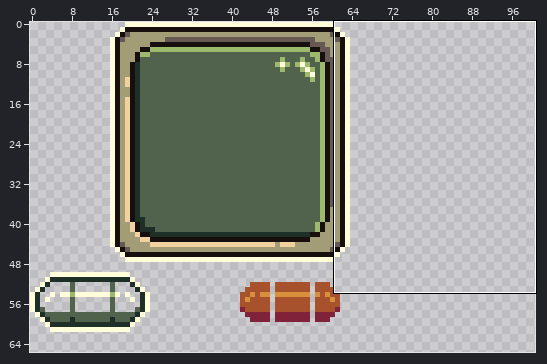
Pixel-art file: assets/textures/interface.aseprite. The first picture is a wide view before the edit; the outline marks the close-up.
Close-up. Before the commit:
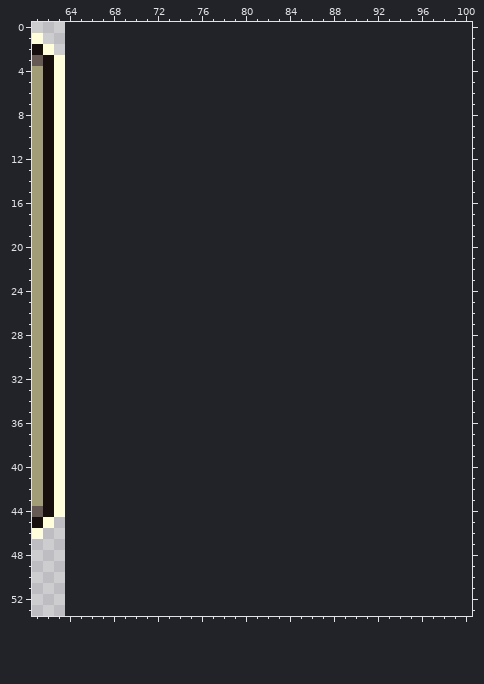
64x64 pixels, 1 frame. Shown: x 61..100, y 0..53. The old version is drawn lined up with the new one, on the new canvas. The wide view leaves out empty margins.
The same view after the edit:
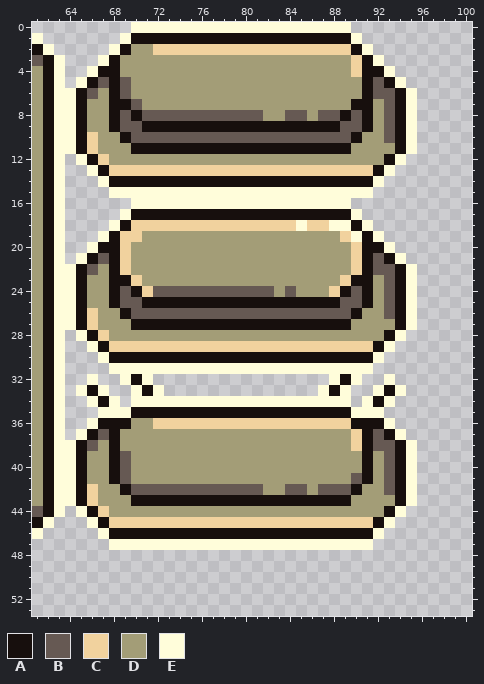
Palette (. is transparent): A #170f0d  B #665953  C #f1d29e  D #a39d77  E #fffdda
The edit:
canvas 64x64 -> 128x128
@@ x 61..100 @@
- 0 ........................................
- 1 E.......................................
- 2 AE......................................
- 3 BAE.....................................
- 4 DAE.....................................
- 5 DAE.....................................
- 6 DAE.....................................
- 7 DAE.....................................
- 8 DAE.....................................
- 9 DAE.....................................
-10 DAE.....................................
-11 DAE.....................................
-12 DAE.....................................
-13 DAE.....................................
-14 DAE.....................................
-15 DAE.....................................
-16 DAE.....................................
-17 DAE.....................................
-18 DAE.....................................
-19 DAE.....................................
-20 DAE.....................................
-21 DAE.....................................
-22 DAE.....................................
-23 DAE.....................................
-24 DAE.....................................
-25 DAE.....................................
-26 DAE.....................................
-27 DAE.....................................
-28 DAE.....................................
-29 DAE.....................................
-30 DAE.....................................
-31 DAE.....................................
-32 DAE.....................................
-33 DAE.....................................
-34 DAE.....................................
-35 DAE.....................................
-36 DAE.....................................
-37 DAE.....................................
-38 DAE.....................................
-39 DAE.....................................
-40 DAE.....................................
-41 DAE.....................................
-42 DAE.....................................
-43 DAE.....................................
-44 BAE.....................................
-45 AE......................................
-46 E.......................................
-47 ........................................
+ 0 .........EEEEEEEEEEEEEEEEEEEE...........
+ 1 E.......EAAAAAAAAAAAAAAAAAAAAE..........
+ 2 AE.....EADDCCCCCCCCCCCCCCCCCCAE.........
+ 3 BAE...EADDDDDDDDDDDDDDDDDDDDDCAE........
+ 4 DAE..EAADDDDDDDDDDDDDDDDDDDDDCAAE.......
+ 5 DAE.EABABDDDDDDDDDDDDDDDDDDDDDABAE......
+ 6 DAEEABDABDDDDDDDDDDDDDDDDDDDDDABBAE.....
+ 7 DAEEADDAABDDDDDDDDDDDDDDDDDDDAADBAE.....
+ 8 DAEEADDABABBBBBBBBBBBDDBBDBBABADBAE.....
+ 9 DAEEADDABBAAAAAAAAAAAAAAAAAABBADBAE.....
+10 DAEEACDDABBBBBBBBBBBBBBBBBBBBADDBAE.....
+11 DAEEACDDDAAAAAAAAAAAAAAAAAAAADDDDAE.....
+12 DAE.EACDDDDDDDDDDDDDDDDDDDDDDDDDAE......
+13 DAE..EACCCCCCCCCCCCCCCCCCCCCCCCAE.......
+14 DAE...EAAAAAAAAAAAAAAAAAAAAAAAAE........
+15 DAE....EEEEEEEEEEEEEEEEEEEEEEEE.........
+16 DAE......EEEEEEEEEEEEEEEEEEEE...........
+17 DAE.....EAAAAAAAAAAAAAAAAAAAAE..........
+18 DAE....EACCCCCCCCCCCCCCCECCEEAE.........
+19 DAE...EACCDDDDDDDDDDDDDDDDDDCEAE........
+20 DAE..EAACDDDDDDDDDDDDDDDDDDDDCAAE.......
+21 DAE.EABACDDDDDDDDDDDDDDDDDDDDCABAE......
+22 DAEEABDACDDDDDDDDDDDDDDDDDDDDCABBAE.....
+23 DAEEADDAACDDDDDDDDDDDDDDDDDDCAADBAE.....
+24 DAEEADDABACBBBBBBBBBBBDBDDDCABADBAE.....
+25 DAEEADDABBAAAAAAAAAAAAAAAAAABBADBAE.....
+26 DAEEACDDABBBBBBBBBBBBBBBBBBBBADDBAE.....
+27 DAEEACDDDAAAAAAAAAAAAAAAAAAAADDDDAE.....
+28 DAE.EACDDDDDDDDDDDDDDDDDDDDDDDDDAE......
+29 DAE..EACCCCCCCCCCCCCCCCCCCCCCCCAE.......
+30 DAE...EAAAAAAAAAAAAAAAAAAAAAAAAE........
+31 DAE....EEEEEEEEEEEEEEEEEEEEEEEE.........
+32 DAE..E..EAE................EAE..E.......
+33 DAE.EAE..EAE..............EAE..EAE......
+34 DAE..EAE.EEEEEEEEEEEEEEEEEEEE.EAE.......
+35 DAE...EEEAAAAAAAAAAAAAAAAAAAAEEE........
+36 DAE..EAAADDCCCCCCCCCCCCCCCCCCAAAE.......
+37 DAE.EABADDDDDDDDDDDDDDDDDDDDDCABAE......
+38 DAEEABDADDDDDDDDDDDDDDDDDDDDDCABBAE.....
+39 DAEEADDABDDDDDDDDDDDDDDDDDDDDDADBAE.....
+40 DAEEADDABDDDDDDDDDDDDDDDDDDDDDADBAE.....
+41 DAEEADDABDDDDDDDDDDDDDDDDDDDDBADBAE.....
+42 DAEEACDDABBBBBBBBBBBBDDBBDBBBADDBAE.....
+43 DAEEACDDDAAAAAAAAAAAAAAAAAAAADDDDAE.....
+44 BAE.EACDDDDDDDDDDDDDDDDDDDDDDDDDAE......
+45 AE...EACCCCCCCCCCCCCCCCCCCCCCCCAE.......
+46 E.....EAAAAAAAAAAAAAAAAAAAAAAAAE........
+47 .......EEEEEEEEEEEEEEEEEEEEEEEE.........
 48 ........................................
Pixel boxes of the changes (left, top, right, bottom) in both close-ups:
added: (65, 22, 417, 550)
